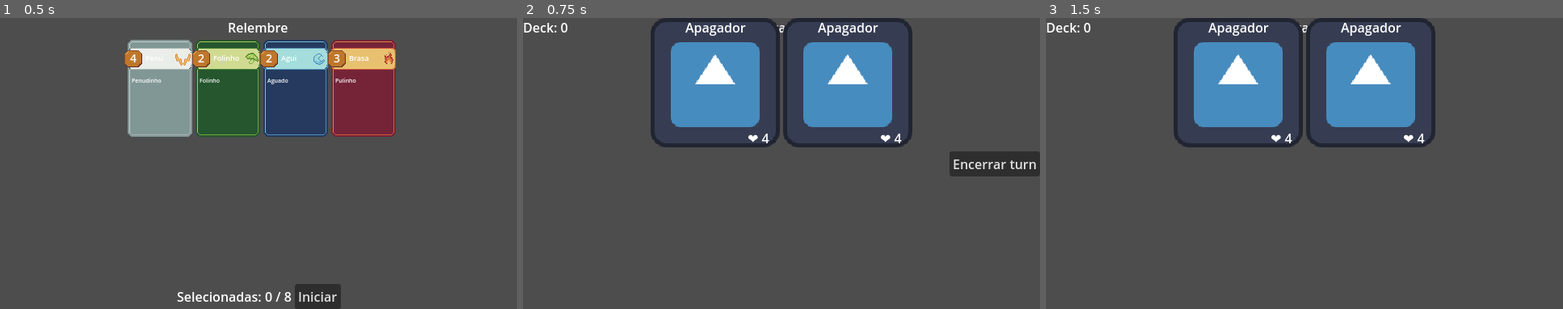
Above: before the commit, frames 1-3 (left to right).
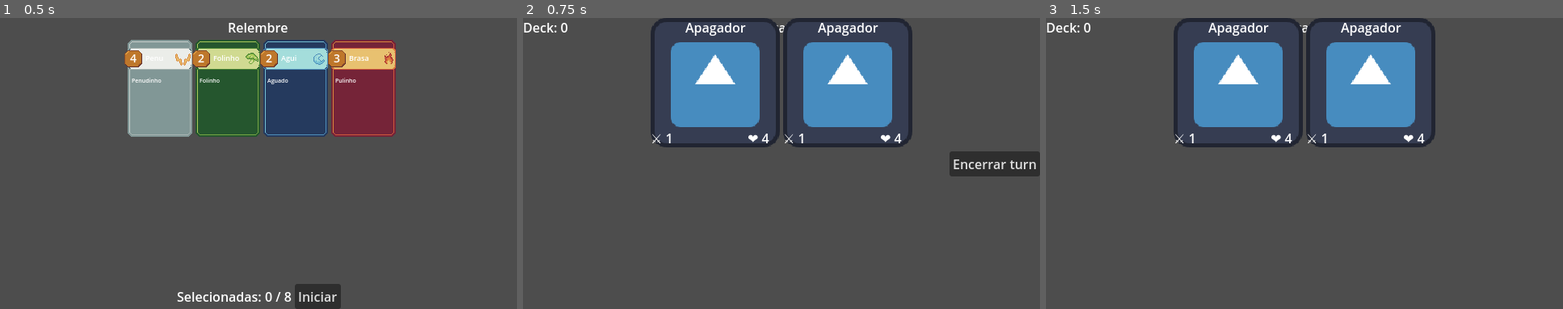
Above: after the commit, the same moments.

Repository: JonathanGoveira/CardGameTemplateGodot
Game: Godot game, scene res://scenes/pre_run_deck_selector.tscn
The game is run twice, just before and just after one commit, with the same random seed, the same clock (stepped at 60 frames per second) and the same inputs. The engine's default icon, where the game draws it, is replaced by a stand-in: a white triangle on a blue panel in a dark square.
Inputs:
- Up to frame 1 (0.5 s): no input
- Up to frame 2 (0.75 s): click "Iniciar" at 0.5 s
- Up to frame 3 (1.5 s): click "Encerrar turn" at 1.25 s

Frame 1 is identical in both runs. In frame 2, less than 0.1% of the frame differs, in the area x 25-55%, y 39-44%; in frame 3, less than 0.1%.

Commit message:
Update damage enemy

Diff:
--- a/cardgametemplate/data/enemies/apagador.tres
+++ b/cardgametemplate/data/enemies/apagador.tres
@@ -7,6 +7,6 @@
 script = ExtResource("1_o4ktm")
 imagem_carta = ExtResource("1_damsu")
 nome = "Apagador"
-dano_base = 2
+dano_base = 1
 vida_base = 4
 metadata/_custom_type_script = "uid://bp83qvf8bcjla"
--- a/cardgametemplate/project.godot
+++ b/cardgametemplate/project.godot
@@ -18,7 +18,7 @@
 [autoload]
 
 GameState="*res://scripts/singletons/gamestate.gd"
-RunManager="*res://scripts/singletons/run_manager.gd"
+RunManager="*res://scripts/enemy/run_manager.gd"
 
 [display]
 
--- a/cardgametemplate/scripts/enemy/enemy_base.gd
+++ b/cardgametemplate/scripts/enemy/enemy_base.gd
@@ -2,7 +2,7 @@
 class_name EnemyBase
 
 @export var dados: EnemyData  # Resource que carrega nome, sprite, vida_base, etc
-@export var vida: int = 10
+var vida: int
 
 func _ready() -> void:
 	mouse_filter = Control.MOUSE_FILTER_STOP
@@ -15,6 +15,8 @@
 		$Nome.text = dados.nome
 		$TextureRect.texture = dados.imagem_carta
 		vida = dados.vida_base
+		$Dano.text = str("⚔️ ", dados.dano_base)
+
 	atualizar_vida()
 
 func atualizar_vida():
Renamed: cardgametemplate/scripts/singletons/run_manager.gd -> cardgametemplate/scripts/enemy/run_manager.gd
Renamed: cardgametemplate/scripts/singletons/run_manager.gd.uid -> cardgametemplate/scripts/enemy/run_manager.gd.uid
